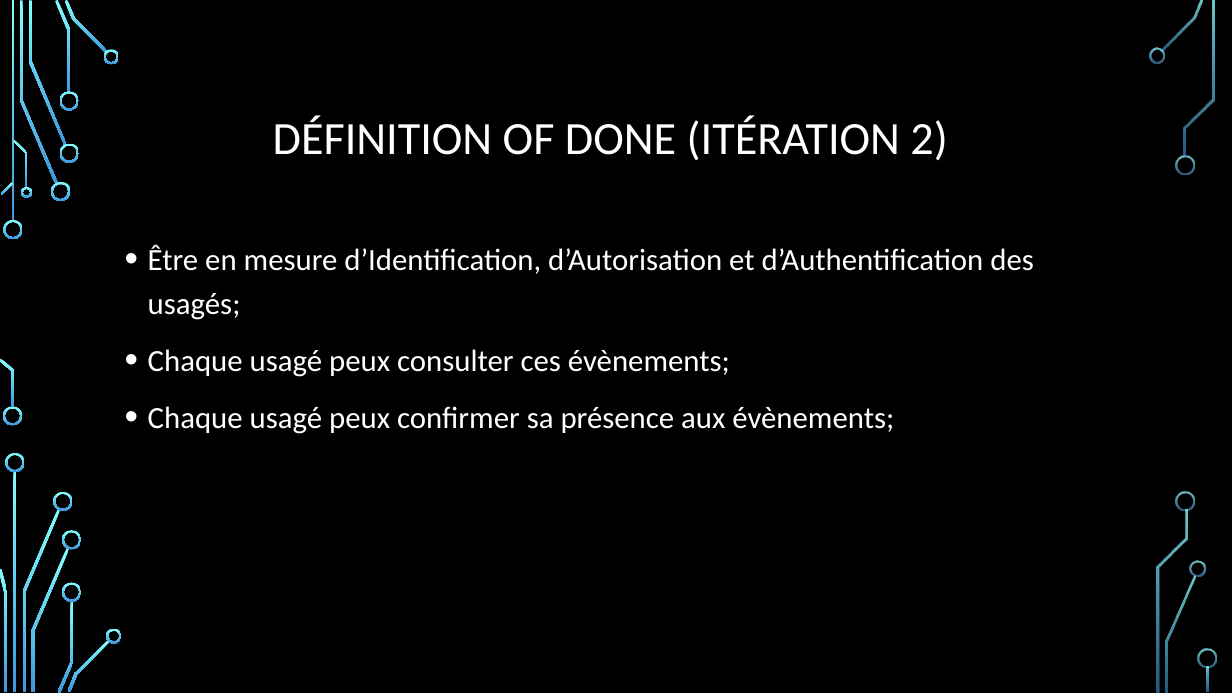
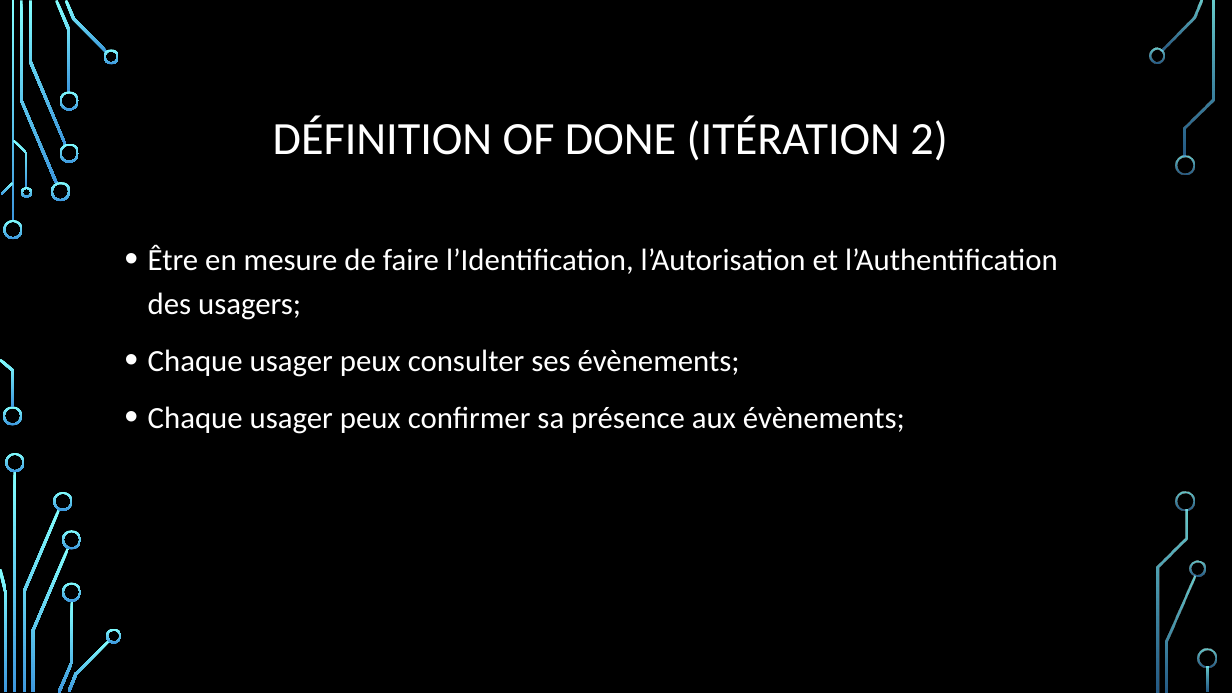
Before and after one commit to DFC-Informatique-Cegep-de-Sainte-Foy/GestionEquipesSportives, a slide deck: slide 11 of Documentation/Revue 1/Presentation_Revue_1.pptx. Drawn at 1232x693 pixels with LibreOffice and Linux fonts; fonts in the diff are those of the drawing; background and template pictures are left out. Boxes give left, top, right and bottom in pixels: in the first picture for what was removed or moved away, otherwise in the second. Text is boxed around its words. In the diff, an @@ line names an element or a change of style, - is before the commit and + after.

Commit message:
update

```diff
--- a/Documentation/Revue 1/Presentation_Revue_1.pptx
+++ b/Documentation/Revue 1/Presentation_Revue_1.pptx
@@ text at [148, 244, 1058, 434]: text changed @@
-• Être en mesure d’Identification, d’Autorisation et d’Authentification des usagés;
-• Chaque usagé peux consulter ces évènements;
-• Chaque usagé peux confirmer sa présence aux évènements;
+• Être en mesure de faire l’Identification, l’Autorisation et l’Authentification des usagers;
+• Chaque usager peux consulter ses évènements;
+• Chaque usager peux confirmer sa présence aux évènements;
```
Also in this commit, not shown: 5 other slides changed.
